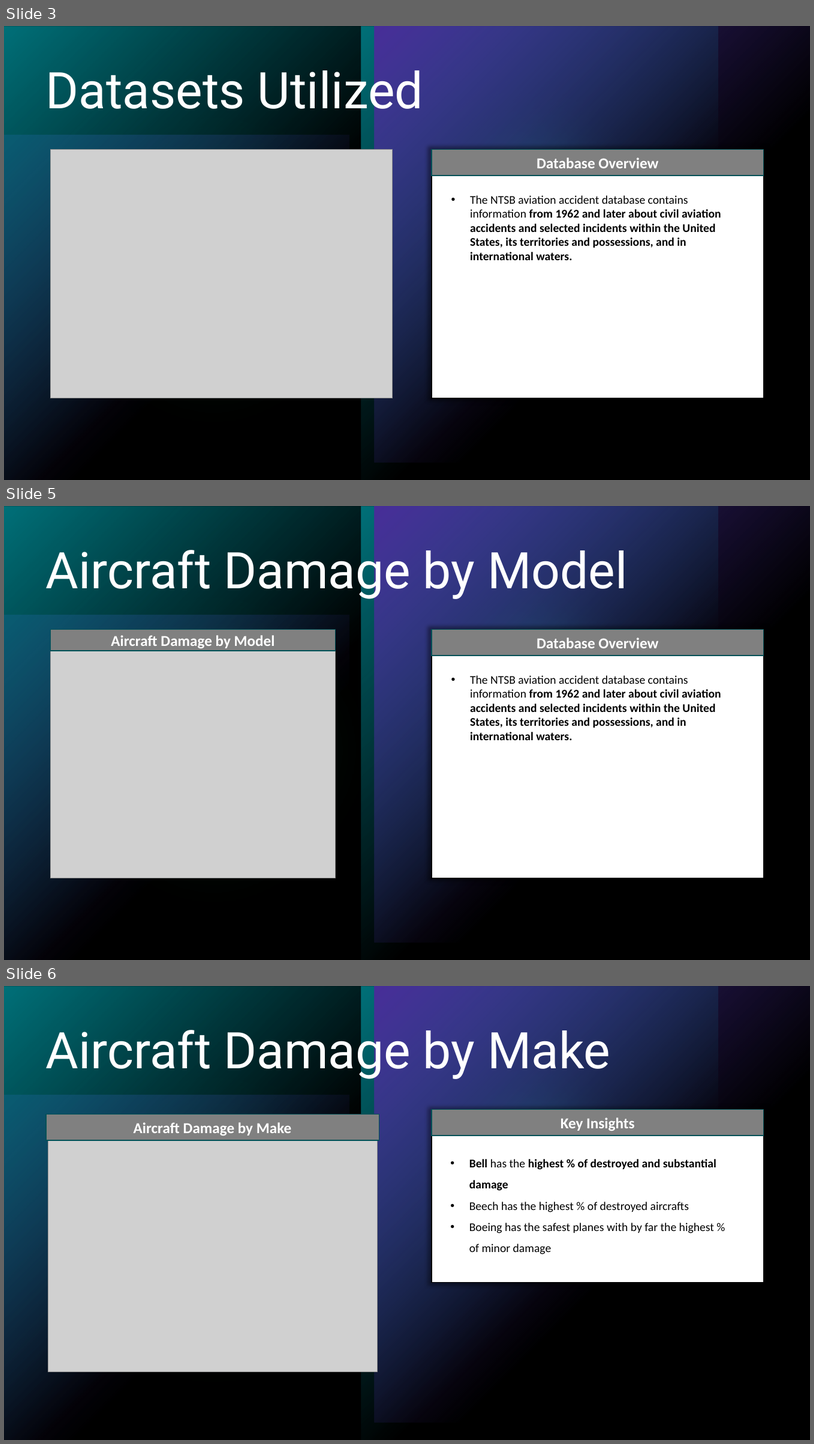
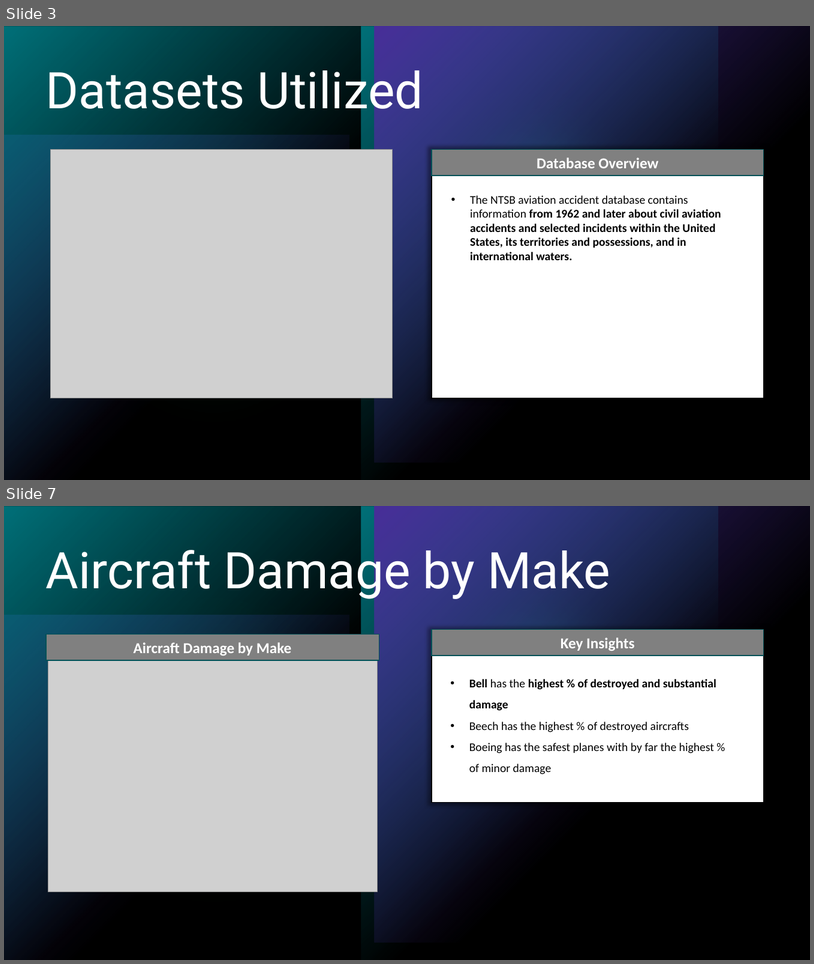
Before and after one commit to alecs1523/Aviation_Data_Analysis, a slide deck: phase_1_aviation_analysis.pptx. Shown one above the other, each under a label of ours: slides 3, 5 and 6 before the commit, slides 3 and 7 after it; the slides between them are not shown. The pictures are 814x1444 and 814x964 pixels, drawn with LibreOffice and Linux fonts; fonts in the diff are those of the drawing; grey boxes stand for pictures. Boxes give left, top, right and bottom in pixels: in the first picture for what was removed or moved away, otherwise in the second. Text is boxed around its words. In the diff, an @@ line names an element or a change of style, - is before the commit and + after.

```diff
--- a/phase_1_aviation_analysis.pptx
+++ b/phase_1_aviation_analysis.pptx
@@ slide 5 removed at bbox=[4, 506, 810, 960], background #000000; not listed: 7 template elements that a slide beside it also shows @@
@@ title removed at bbox=[46, 542, 627, 600] @@
-Aircraft Damage by Model
@@ rectangle removed at bbox=[51, 630, 336, 651] @@
-Aircraft Damage by Model
@@ rectangle removed at bbox=[432, 630, 764, 878] @@
@@ rectangle removed at bbox=[432, 630, 764, 655] @@
-Database Overview
@@ picture removed at bbox=[51, 650, 336, 878] @@
@@ text removed at bbox=[470, 675, 722, 740] @@
-• The NTSB aviation accident database contains information from 1962 and later about civil aviation accidents and selected incidents within the United States, its territories and possessions, and in international waters.
@@ what was slide 6 is now slide 7 @@
```
Also in this commit, not shown: 4 slides changed, 2 slides added, 3 other slides removed, 2 other files.
